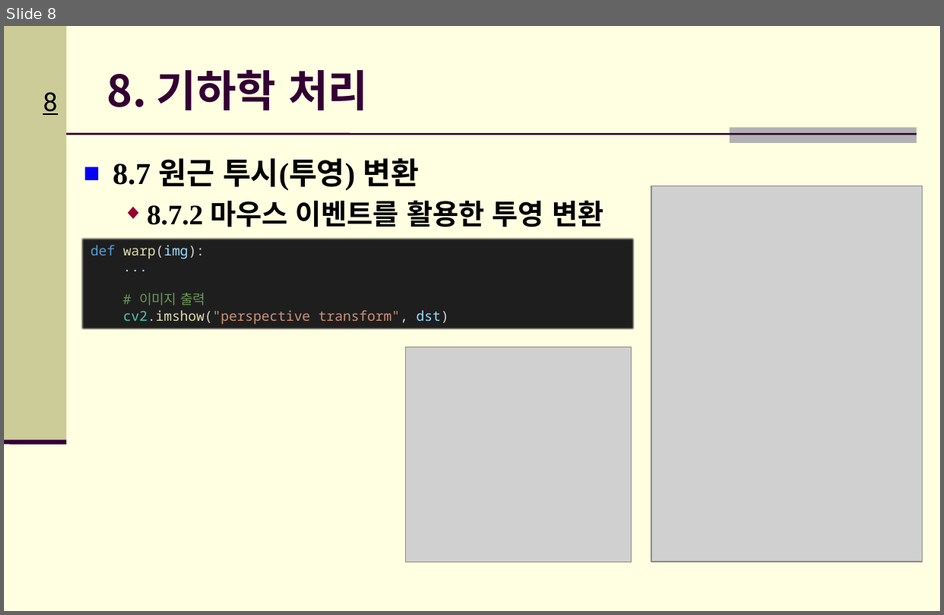
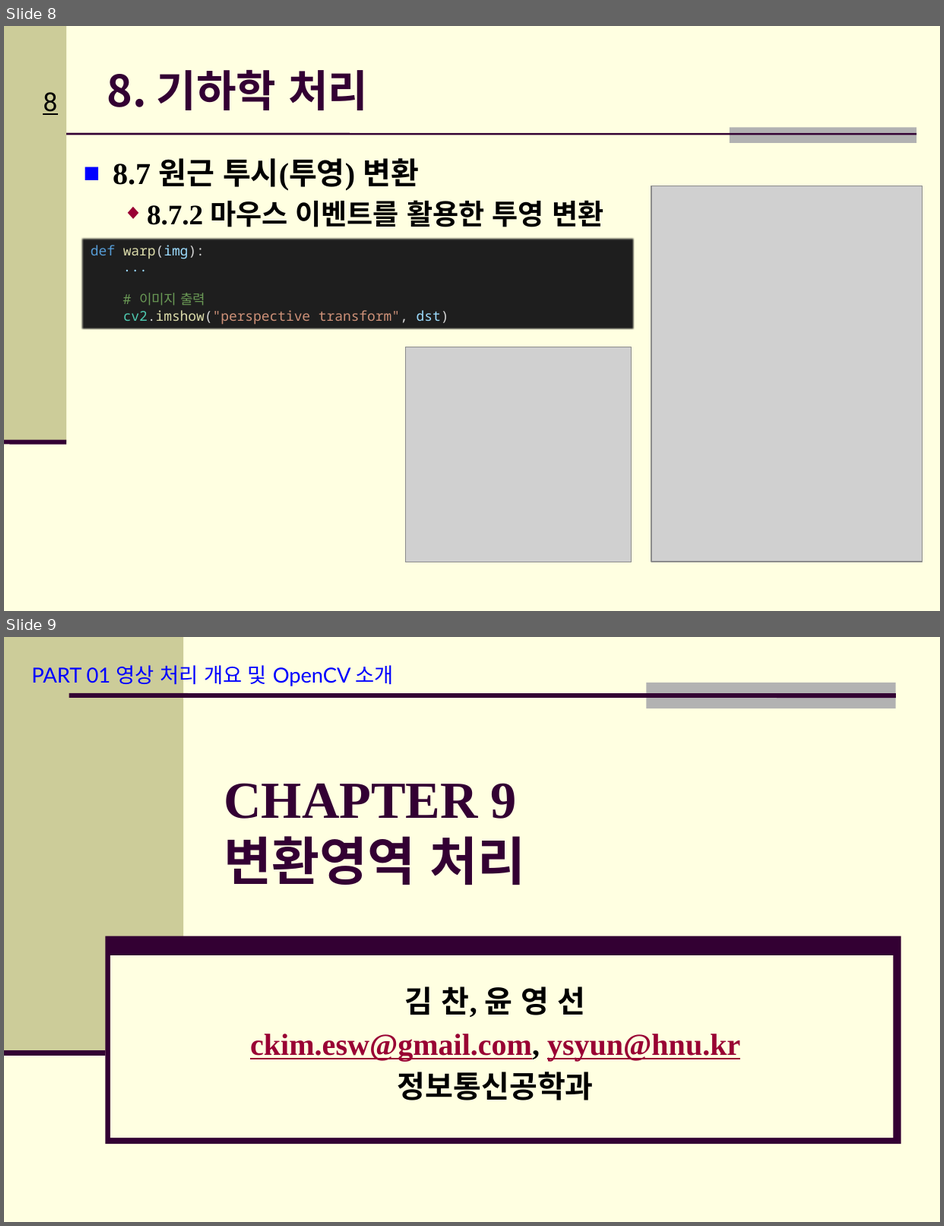
Before and after one commit to Hitbee-dev/OpenCV-Python, a slide deck: 2022-12-06/documents/CH_08 기하학 처리 & CH_09 변환영역 처리.pptx. Shown one above the other, each under a label of ours: slide 8 before the commit, slides 8 and 9 after it. The pictures are 944x615 and 944x1226 pixels, drawn with LibreOffice and Linux fonts; fonts in the diff are those of the drawing; grey boxes stand for pictures; background and template pictures are left out. Boxes give left, top, right and bottom in pixels: in the first picture for what was removed or moved away, otherwise in the second. Text is boxed around its words. In the diff, an @@ line names an element or a change of style, - is before the commit and + after.

Commit message:
:memo: Update: CH_09 변환 영역 처리 PPT 자료 추가

```diff
--- a/2022-12-06/documents/CH_08 기하학 처리 & CH_09 변환영역 처리.pptx
+++ b/2022-12-06/documents/CH_08 기하학 처리 & CH_09 변환영역 처리.pptx
@@ slide 9 added at box(4, 637, 940, 1222), background #FFFFE1 @@
@@ text added at box(31, 661, 394, 688), 16 pt, text #0000FF @@
+PART 01 영상 처리 개요 및 OpenCV 소개
@@ group added at box(4, 637, 901, 1144): 4 rectangles, 2 lines @@
@@ title added at box(224, 783, 525, 886), 40 pt, text #330033, bold @@
+CHAPTER 9
+변환영역 처리
@@ subtitle added at box(250, 987, 740, 1101), 23.3 pt, text #990033, bold, underline @@
+김 찬, 윤 영 선
+ckim.esw@gmail.com, ysyun@hnu.kr
+정보통신공학과
```
Also in this commit, not shown: 10 other slides added.
